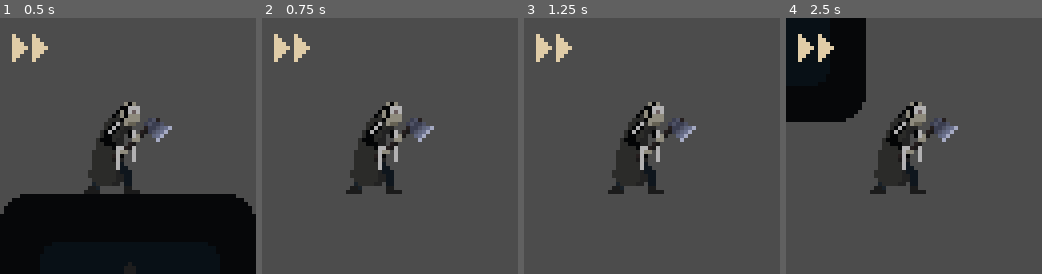
Above: before the commit, frames 1-4 (left to right).
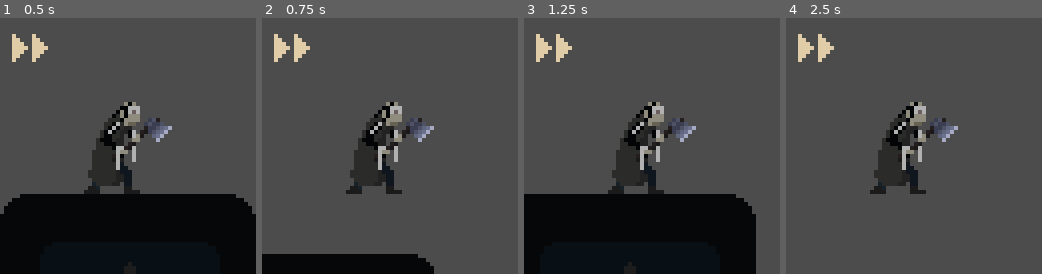
Above: after the commit, the same moments.

Repository: Seba313/NightmarePreachers2
Game: Godot game, scene res://MainScene.tscn
Two runs of this game, one before a commit and one after it. Both use one fixed random seed, a clock stepped at 60 frames per second and the inputs below. The engine's default icon, where the game draws it, is replaced by a stand-in: a white triangle on a blue panel in a dark square.
Inputs:
- Up to frame 1 (0.5 s): no input
- Up to frame 2 (0.75 s): tap Enter at 0.5 s; hold Right (ui_right) from 0.53 s (still down); tap Up (ui_up) at 0.6 s
- Up to frame 3 (1.25 s): keep holding Right (ui_right); tap Up (ui_up) at 0.77, 1.07 s
- Up to frame 4 (2.5 s): tap Up (ui_up) at 1.35, 1.52, 1.82, 2.1 s; release Right (ui_right) at 2.03 s; hold Left (ui_left) from 2.03 s (still down)

Frame 1 is identical in both runs. In frame 2, 5.1% of the frame differs, in the area x 0-68%, y 92-100%; in frame 3, 28%, in the area x 0-91%, y 68-100%; in frame 4, 12%.

Commit message:
Pierwsze tilesy

Diff:
--- a/Camera2D.gd
+++ b/Camera2D.gd
@@ -7,9 +7,11 @@
 func _ready():
 	# Called every time the node is added to the scene.
 	# Initialization here
+	#set_enable_follow_smoothing(true)
 	pass
 
 func _process(delta):
+
 	align()
 #	# Called every frame. Delta is time since last frame.
 #	# Update game logic here.
--- a/MainScene.tscn
+++ b/MainScene.tscn
@@ -19,9 +19,8 @@
 custom_solver_bias = 0.0
 extents = Vector2( 8, 12 )
 
-[sub_resource type="Animation" id=1]
-
-resource_name = "MenuOnOff"
+[sub_resource type="Animation" id=3]
+
 length = 0.5
 loop = false
 step = 0.1
@@ -38,7 +37,7 @@
 "values": [ Vector2( -64, 0 ), Vector2( 0, 0 ) ]
 }
 
-[node name="MainScene" type="Node" index="0"]
+[node name="MainScene" type="Node"]
 
 script = ExtResource( 1 )
 
@@ -146,7 +145,6 @@
 
 [node name="Menu" parent="Manson/Camera2D" index="0" instance=ExtResource( 6 )]
 
-editor/display_folded = true
 position = Vector2( -64, 0 )
 
 [node name="menu_button_off" type="TextureButton" parent="Manson/Camera2D/Menu" index="2"]
@@ -202,7 +200,7 @@
 playback_process_mode = 1
 playback_default_blend_time = 0.0
 playback_speed = 1.0
-anims/MenuOnOff = SubResource( 1 )
+anims/MenuOnOff = SubResource( 3 )
 blend_times = [  ]
 
 [connection signal="pressed" from="Manson/Camera2D/Menu/menu_button_off" to="." method="_on_menu_button_off_pressed"]
--- a/Manson.gd
+++ b/Manson.gd
@@ -2,6 +2,10 @@
 
 var motion = Vector2()
 const UP = Vector2(0,-1)
+const GRAVITY = 10
+const SPEED = 100
+const JUMP_HEIGHT = -150
+
 
 
 func _ready():
@@ -10,19 +14,19 @@
 
 func _physics_process(delta):
 
-	motion.y += 10
+	motion.y += GRAVITY
 
 	if Input.is_action_pressed("ui_right"):
-		motion.x = 100
+		motion.x = SPEED
 	elif Input.is_action_pressed("ui_left"):
-		motion.x = -100
+		motion.x = -SPEED
 	else:
 		motion.x = 0
 
 	if is_on_floor():
 		#motion.y = 0
 		if Input.is_action_just_pressed("ui_up"):
-			motion.y = -200
+			motion.y = JUMP_HEIGHT
 
 	motion = move_and_slide(motion, UP)
 
--- a/assets/Menu.gd
+++ b/assets/Menu.gd
@@ -9,7 +9,7 @@
 	# Initialization here
 	pass
 
-#func _process(delta):
+func _process(delta):
 #	# Called every frame. Delta is time since last frame.
 #	# Update game logic here.
-#	pass
+	pass
--- a/assets/Menu.tscn
+++ b/assets/Menu.tscn
@@ -1,11 +1,10 @@
-[gd_scene load_steps=5 format=2]
+[gd_scene load_steps=4 format=2]
 
 [ext_resource path="res://assets/Menu.gd" type="Script" id=1]
 [ext_resource path="res://images/menu_bg.png" type="Texture" id=2]
 [ext_resource path="res://theme/lowrezjam_2018.tres" type="Theme" id=3]
-[ext_resource path="res://icon.png" type="Texture" id=4]
 
-[node name="Menu" type="Node2D"]
+[node name="Menu" type="Node2D" index="0"]
 
 script = ExtResource( 1 )
 _sections_unfolded = [ "Transform" ]
@@ -23,8 +22,8 @@
 anchor_bottom = 0.0
 margin_left = -26.0
 margin_top = -27.0
-margin_right = 11.0
-margin_bottom = -23.0
+margin_right = 28.0
+margin_bottom = -11.0
 rect_pivot_offset = Vector2( 0, 0 )
 mouse_filter = 2
 mouse_default_cursor_shape = 0
@@ -32,6 +31,9 @@
 size_flags_vertical = 4
 theme = ExtResource( 3 )
 text = "Settings"
+autowrap = true
+clip_text = true
+uppercase = true
 percent_visible = 1.0
 lines_skipped = 0
 max_lines_visible = -1
@@ -39,7 +41,6 @@
 
 [node name="TabContainer" type="TabContainer" parent="." index="2"]
 
-editor/display_folded = true
 anchor_left = 0.0
 anchor_top = 0.0
 anchor_right = 0.0
@@ -64,8 +65,7 @@
 anchor_top = 0.0
 anchor_right = 1.0
 anchor_bottom = 1.0
-margin_top = 2.0
-margin_bottom = -6.0
+margin_top = 9.0
 rect_pivot_offset = Vector2( 0, 0 )
 mouse_filter = 0
 mouse_default_cursor_shape = 0
@@ -73,13 +73,36 @@
 size_flags_vertical = 1
 tab_align = 0
 scrolling_enabled = true
-_sections_unfolded = [ "Rect" ]
 
-[node name="icon" type="Sprite" parent="TabContainer/1" index="0"]
+[node name="RichTextLabel" type="RichTextLabel" parent="TabContainer/1" index="0"]
 
-position = Vector2( 26.4978, 24.8063 )
-scale = Vector2( 0.358647, 0.342337 )
-texture = ExtResource( 4 )
+anchor_left = 0.0
+anchor_top = 0.0
+anchor_right = 0.0
+anchor_bottom = 0.0
+margin_left = 1.0
+margin_top = 1.0
+margin_right = 55.0
+margin_bottom = 40.0
+rect_pivot_offset = Vector2( 0, 0 )
+rect_clip_content = true
+mouse_filter = 0
+mouse_default_cursor_shape = 0
+size_flags_horizontal = 1
+size_flags_vertical = 1
+theme = ExtResource( 3 )
+bbcode_enabled = false
+bbcode_text = "ert gf hgrh fghfg hfgh  f hfgh fdgh rfthy dtrh gf"
+visible_characters = -1
+percent_visible = 1.0
+meta_underlined = true
+tab_size = 4
+text = "ert gf hgrh fghfg hfgh  f hfgh fdgh rfthy dtrh gf"
+scroll_active = false
+scroll_following = false
+selection_enabled = false
+override_selected_font_color = false
+_sections_unfolded = [ "BBCode", "Theme" ]
 
 [node name="2" type="Tabs" parent="TabContainer" index="1"]
 
@@ -96,3 +119,24 @@
 size_flags_vertical = 1
 tab_align = 0
 scrolling_enabled = true
+
+[node name="CheckBox" type="CheckBox" parent="TabContainer/2" index="0"]
+
+anchor_left = 0.0
+anchor_top = 0.0
+anchor_right = 0.0
+anchor_bottom = 0.0
+margin_right = 24.0
+margin_bottom = 24.0
+rect_pivot_offset = Vector2( 0, 0 )
+focus_mode = 2
+mouse_filter = 0
+mouse_default_cursor_shape = 0
+size_flags_horizontal = 1
+size_flags_vertical = 1
+toggle_mode = true
+enabled_focus_mode = 2
+shortcut = null
+group = null
+flat = false
+align = 0
--- a/theme/lowrezjam_2018.tres
+++ b/theme/lowrezjam_2018.tres
@@ -1,6 +1,6 @@
-[gd_resource type="Theme" load_steps=8 format=2]
-
-[ext_resource path="res://fonts/Ikkle 4.ttf" type="DynamicFontData" id=1]
+[gd_resource type="Theme" load_steps=12 format=2]
+
+[ext_resource path="res://fonts/IttyBitty.ttf" type="DynamicFontData" id=1]
 
 [sub_resource type="StyleBoxFlat" id=1]
 
@@ -123,6 +123,118 @@
 content_margin_top = -1.0
 content_margin_bottom = -1.0
 bg_color = Color( 0.6, 0.6, 0.6, 1 )
+draw_center = true
+border_width_left = 0
+border_width_top = 0
+border_width_right = 0
+border_width_bottom = 0
+border_color = Color( 0.8, 0.8, 0.8, 1 )
+border_blend = false
+corner_radius_top_left = 0
+corner_radius_top_right = 0
+corner_radius_bottom_right = 0
+corner_radius_bottom_left = 0
+corner_detail = 8
+expand_margin_left = 0.0
+expand_margin_right = 0.0
+expand_margin_top = 0.0
+expand_margin_bottom = 0.0
+shadow_color = Color( 0, 0, 0, 0.6 )
+shadow_size = 0
+anti_aliasing = true
+anti_aliasing_size = 1
+
+[sub_resource type="StyleBoxFlat" id=7]
+
+content_margin_left = -1.0
+content_margin_right = -1.0
+content_margin_top = -1.0
+content_margin_bottom = -1.0
+bg_color = Color( 0.6, 0.6, 0.6, 1 )
+draw_center = true
+border_width_left = 0
+border_width_top = 0
+border_width_right = 0
+border_width_bottom = 0
+border_color = Color( 0.8, 0.8, 0.8, 1 )
+border_blend = false
+corner_radius_top_left = 0
+corner_radius_top_right = 0
+corner_radius_bottom_right = 0
+corner_radius_bottom_left = 0
+corner_detail = 8
+expand_margin_left = 0.0
+expand_margin_right = 0.0
+expand_margin_top = 0.0
+expand_margin_bottom = 0.0
+shadow_color = Color( 0, 0, 0, 0.6 )
+shadow_size = 0
+anti_aliasing = true
+anti_aliasing_size = 1
+
+[sub_resource type="StyleBoxFlat" id=8]
+
+content_margin_left = -1.0
+content_margin_right = -1.0
+content_margin_top = -1.0
+content_margin_bottom = -1.0
+bg_color = Color( 0.671875, 0.671875, 0.671875, 1 )
+draw_center = true
+border_width_left = 0
+border_width_top = 0
+border_width_right = 0
+border_width_bottom = 0
+border_color = Color( 0.8, 0.8, 0.8, 1 )
+border_blend = false
+corner_radius_top_left = 0
+corner_radius_top_right = 0
+corner_radius_bottom_right = 0
+corner_radius_bottom_left = 0
+corner_detail = 8
+expand_margin_left = 0.0
+expand_margin_right = 0.0
+expand_margin_top = 0.0
+expand_margin_bottom = 0.0
+shadow_color = Color( 0, 0, 0, 0.6 )
+shadow_size = 0
+anti_aliasing = true
+anti_aliasing_size = 1
+
+[sub_resource type="StyleBoxFlat" id=9]
+
+content_margin_left = -1.0
+content_margin_right = -1.0
+content_margin_top = -1.0
+content_margin_bottom = -1.0
+bg_color = Color( 0.484375, 0.484375, 0.484375, 1 )
+draw_center = true
+border_width_left = 0
+border_width_top = 0
+border_width_right = 0
+border_width_bottom = 0
+border_color = Color( 0.8, 0.8, 0.8, 1 )
+border_blend = false
+corner_radius_top_left = 0
+corner_radius_top_right = 0
+corner_radius_bottom_right = 0
+corner_radius_bottom_left = 0
+corner_detail = 8
+expand_margin_left = 0.0
+expand_margin_right = 0.0
+expand_margin_top = 0.0
+expand_margin_bottom = 0.0
+shadow_color = Color( 0, 0, 0, 0.6 )
+shadow_size = 0
+anti_aliasing = true
+anti_aliasing_size = 1
+
+[sub_resource type="StyleBoxFlat" id=10]
+
+content_margin_left = -1.0
+content_margin_right = -1.0
+content_margin_top = -1.0
+content_margin_bottom = -1.0
+bg_color = Color( 0.28125, 0.28125, 0.28125, 1 )
 draw_center = true
 border_width_left = 0
 border_width_top = 0
@@ -163,6 +275,19 @@
 Label/constants/shadow_offset_y = 1
 Label/fonts/font = null
 Label/styles/normal = null
+RichTextLabel/colors/default_color = Color( 0.133333, 0.572549, 0.47451, 1 )
+RichTextLabel/colors/font_color_selected = Color( 0.804688, 0.0817261, 0.0817261, 1 )
+RichTextLabel/colors/selection_color = Color( 0.1, 0.1, 1, 0.8 )
+RichTextLabel/constants/line_separation = 1
+RichTextLabel/constants/table_hseparation = 3
+RichTextLabel/constants/table_vseparation = 3
+RichTextLabel/fonts/bold_font = null
+RichTextLabel/fonts/bold_italics_font = null
+RichTextLabel/fonts/italics_font = null
+RichTextLabel/fonts/mono_font = null
+RichTextLabel/fonts/normal_font = null
+RichTextLabel/styles/focus = null
+RichTextLabel/styles/normal = null
 TabContainer/colors/font_color_bg = Color( 0.882353, 0.803922, 0.658824, 1 )
 TabContainer/colors/font_color_disabled = Color( 0.9, 0.9, 0.9, 0.2 )
 TabContainer/colors/font_color_fg = Color( 0.133333, 0.572549, 0.47451, 1 )
@@ -199,4 +324,13 @@
 Tabs/styles/panel = null
 Tabs/styles/tab_bg = SubResource( 5 )
 Tabs/styles/tab_fg = null
-_sections_unfolded = [ "Label/colors", "TabContainer", "TabContainer/colors", "TabContainer/constants", "TabContainer/styles", "Tabs/colors", "Tabs/styles" ]
+VScrollBar/icons/decrement = null
+VScrollBar/icons/decrement_highlight = null
+VScrollBar/icons/increment = null
+VScrollBar/icons/increment_highlight = null
+VScrollBar/styles/grabber = SubResource( 7 )
+VScrollBar/styles/grabber_highlight = SubResource( 8 )
+VScrollBar/styles/grabber_pressed = SubResource( 9 )
+VScrollBar/styles/scroll = SubResource( 10 )
+VScrollBar/styles/scroll_focus = null
+_sections_unfolded = [ "Label/colors", "RichTextLabel/colors", "RichTextLabel/constants", "RichTextLabel/fonts", "RichTextLabel/styles", "TabContainer/styles", "Tabs/colors", "Tabs/styles", "VScrollBar", "VScrollBar/icons", "VScrollBar/styles" ]
--- /dev/null
+++ b/tilesets/castle_tiles.tscn
@@ -0,0 +1,31 @@
+[gd_scene load_steps=3 format=2]
+
+[ext_resource path="res://images/tileset_template.png" type="Texture" id=1]
+
+[sub_resource type="RectangleShape2D" id=1]
+
+custom_solver_bias = 0.0
+extents = Vector2( 8, 8 )
+
+[node name="castle_tiles" type="Node" index="0"]
+
+[node name="1" type="Sprite" parent="." index="0"]
+
+texture = ExtResource( 1 )
+region_enabled = true
+region_rect = Rect2( 240, 0, 16, 16 )
+_sections_unfolded = [ "Offset", "Region" ]
+
+[node name="StaticBody2D" type="StaticBody2D" parent="1" index="0"]
+
+input_pickable = false
+collision_layer = 1
+collision_mask = 1
+constant_linear_velocity = Vector2( 0, 0 )
+constant_angular_velocity = 0.0
+friction = 1.0
+bounce = 0.0
+
+[node name="CollisionShape2D" type="CollisionShape2D" parent="1/StaticBody2D" index="0"]
+
+shape = SubResource( 1 )
Not shown: 3 places in MainScene.tscn that only renumber resources
Binary file added: fonts/IttyBitty.ttf
Not shown, changed: images/tileset_template.png.kra
Not shown, added: images/tileset_template.png~
